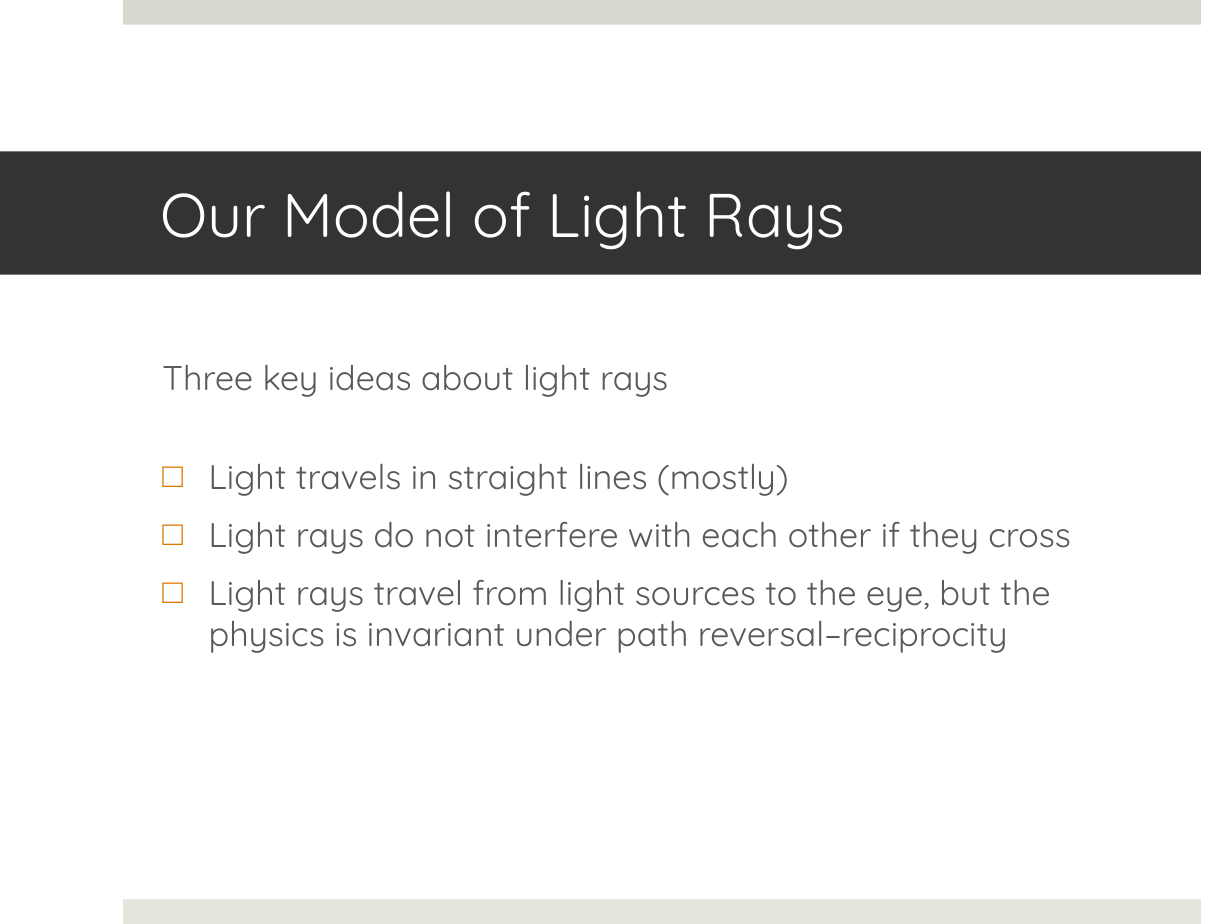
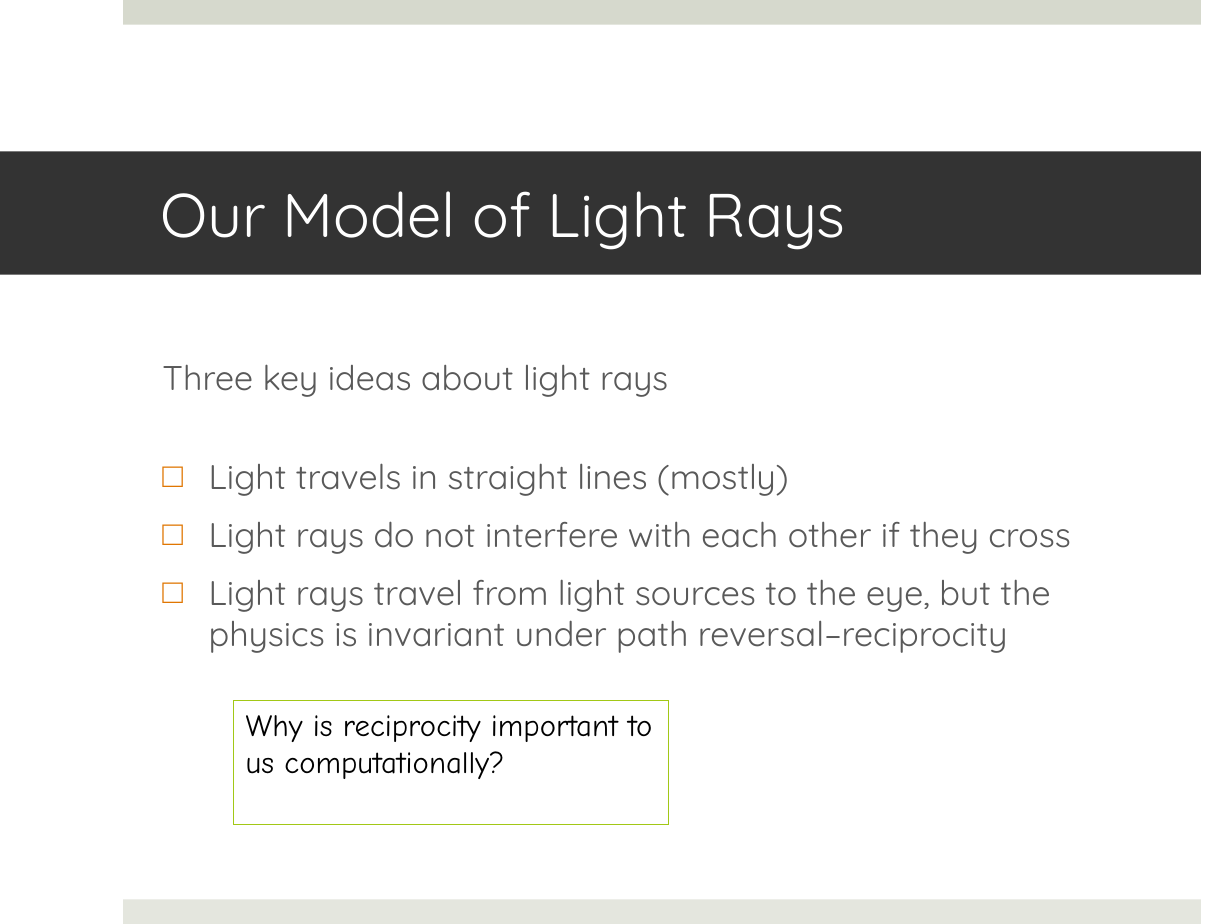
Before and after one commit to shaffer1/UIllinois_Rendering, a slide deck: slide 2 of Lecture-2-Ray Tracing.pptx. Drawn at 1232x924 pixels with LibreOffice and Linux fonts; fonts in the diff are those of the drawing. Boxes give left, top, right and bottom in pixels: in the first picture for what was removed or moved away, otherwise in the second. Text is boxed around its words. In the diff, an @@ line names an element or a change of style, - is before the commit and + after.

```diff
--- a/Lecture-2-Ray Tracing.pptx
+++ b/Lecture-2-Ray Tracing.pptx
@@ rectangle added at <box>234,700,669,824</box>, outline #A2C816 0.75 pt, 18 pt, text #000000 @@
+Why is reciprocity important to us computationally?
```
Also in this commit, not shown: 1 other slide changed.
